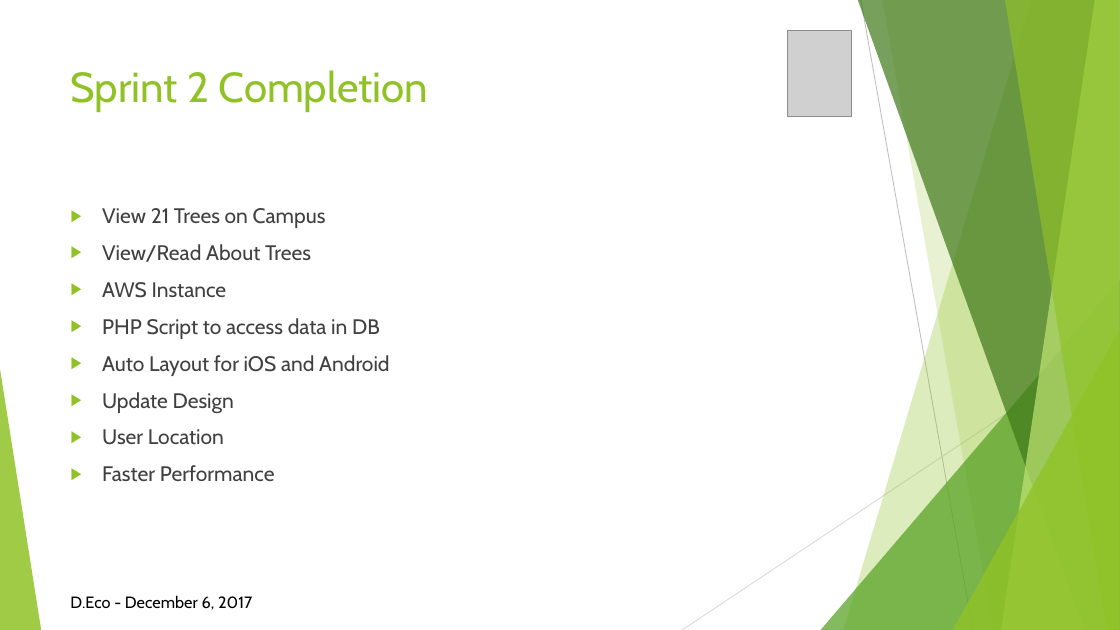
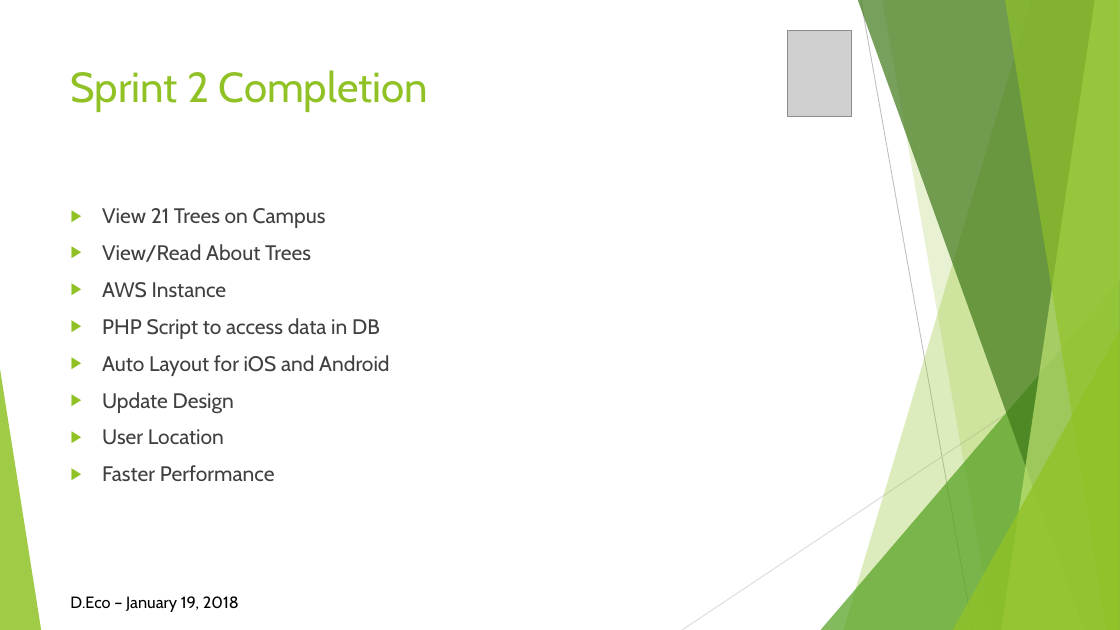
Before and after one commit to DEco-DUCS/D.Eco_Design, a slide deck: slide 2 of Sprint3/Sprint 3 Client Presenation.pptx. Drawn at 1120x630 pixels with LibreOffice and Linux fonts; fonts in the diff are those of the drawing; grey boxes stand for pictures. Boxes give left, top, right and bottom in pixels: in the first picture for what was removed or moved away, otherwise in the second. Text is boxed around its words. In the diff, an @@ line names an element or a change of style, - is before the commit and + after.

```diff
--- a/Sprint3/Sprint 3 Client Presenation.pptx
+++ b/Sprint3/Sprint 3 Client Presenation.pptx
@@ text at [70,596,239,612]: text changed @@
-D.Eco - December 6, 2017
+D.Eco – January 19, 2018
```
Also in this commit, not shown: 7 other slides changed.
